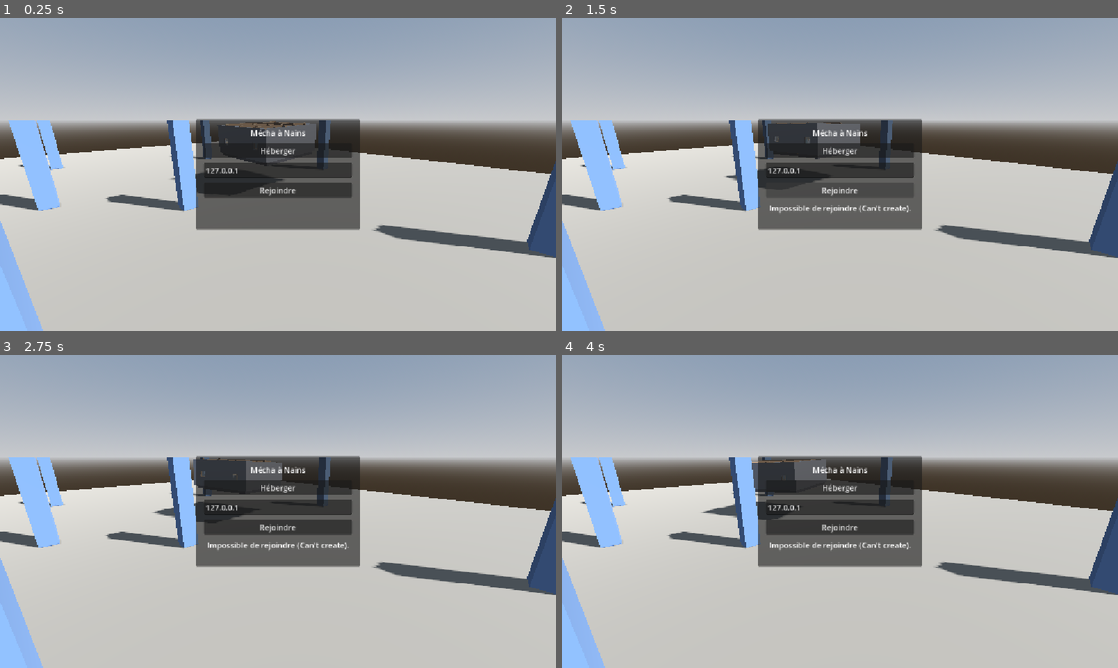
Above: before the commit, frames 1-4 (two rows, left to right).
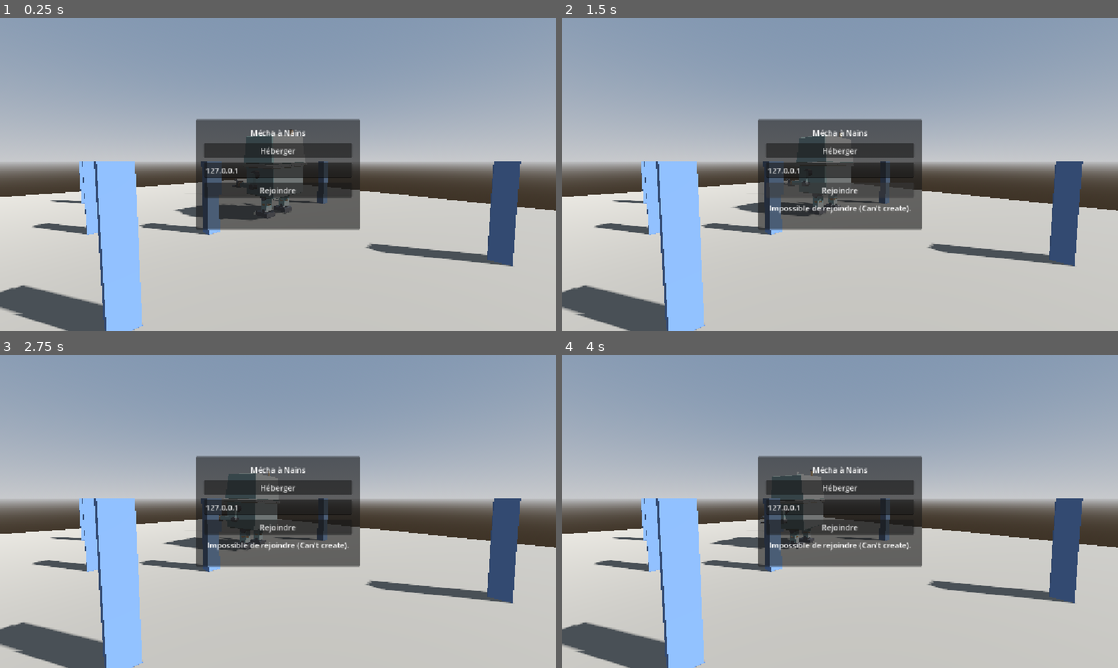
Above: after the commit, the same moments.

Repository: Marchma0/Robot-The-Bot
Game: Godot game, scene res://scenes/main/main.tscn
Two runs of this game, one before a commit and one after it. Both use one fixed random seed, a clock stepped at 60 frames per second and the inputs below.
Inputs (mouse positions are in pixels of both pictures, inside the frame that each line leads up to):
- Up to frame 1 (0.25 s): no input
- Up to frame 2 (1.5 s): click "Héberger" at 0.5 s; click "Rejoindre" at 1.25 s
- Up to frame 3 (2.75 s): move the mouse to (400, 495) at 2.02 s; hold D (move_right) from 2.03 s (still down); click (400, 495) at 2.17 s
- Up to frame 4 (4 s): move the mouse to (728, 527) at 2.77 s; release D (move_right) at 2.78 s; hold S (move_back) 2.78-3.53 s; move the mouse to (895, 442) at 3.52 s; hold D (move_right) from 3.53 s (still down)

The runs differ from the first frame. In frame 1, 39% of the frame differs, in the area x 0-100%, y 20-100%; in frame 2, 39%; in frame 3, 39%; in frame 4, 39%.

Commit message:
M2 : mécha robot à deux étages (Blender → glb)
- blender/mecha.blend, export mecha.glb : coque, grappin, foreuse, ventre, tête
- Escalier raide (rampe 45°) + trou de la barre de pompier, garde-corps
- scenes/mecha/mecha.tscn hérite du glb : collisions, spawns ventre/tête, lumières
- Remplace l'ancien cockpit (main.tscn, tests/sandbox_mecha.tscn)
- Corrige le z-fighting (faces superposées) et stabilise les ombres du soleil
- CLAUDE.md : section mécha + étape M4 circulation ; decisions.md

Co-Authored-By: Claude Opus 5.5 <noreply@anthropic.com>

Diff:
--- a/scenes/levels/test_ground.tscn
+++ b/scenes/levels/test_ground.tscn
@@ -36,6 +36,7 @@
 [node name="Sun" type="DirectionalLight3D" parent="."]
 transform = Transform3D(0.866025, -0.321394, 0.383022, 0, 0.766044, 0.642788, -0.5, -0.55667, 0.663414, 0, 8, 0)
 shadow_enabled = true
+directional_shadow_max_distance = 40.0
 
 [node name="Ground" type="StaticBody3D" parent="."]
 transform = Transform3D(1, 0, 0, 0, 1, 0, 0, 0, 1, 0, -0.5, 0)
--- a/scenes/main/main.tscn
+++ b/scenes/main/main.tscn
@@ -4,7 +4,7 @@
 [ext_resource type="Script" path="res://scripts/network/player_spawner.gd" id="2_spawner"]
 [ext_resource type="PackedScene" path="res://scenes/player/dwarf.tscn" id="3_dwarf"]
 [ext_resource type="PackedScene" path="res://scenes/levels/test_ground.tscn" id="4_ground"]
-[ext_resource type="PackedScene" path="res://scenes/mecha/cockpit.tscn" id="5_cockpit"]
+[ext_resource type="PackedScene" path="res://scenes/mecha/mecha.tscn" id="5_mecha"]
 [ext_resource type="Script" path="res://scripts/mecha/cockpit_test_motion.gd" id="6_motion"]
 
 [node name="Main" type="Node"]
@@ -67,19 +67,19 @@
 [node name="TestGround" parent="World" instance=ExtResource("4_ground")]
 
 [node name="MenuCamera" type="Camera3D" parent="World"]
-transform = Transform3D(0.707107, 0.183013, -0.683013, 0, 0.965926, 0.258819, 0.707107, -0.183013, 0.683013, 2, 6, 14)
+transform = Transform3D(0.707107, 0.0467, -0.705, 0, 0.997, 0.066, 0.707107, -0.0467, 0.705, -1, 6, 16)
 current = true
 
-[node name="Cockpit" parent="World" instance=ExtResource("5_cockpit")]
-transform = Transform3D(1, 0, 0, 0, 1, 0, 0, 0, 1, 15, 3, 0)
+[node name="Mecha" parent="World" instance=ExtResource("5_mecha")]
+transform = Transform3D(1, 0, 0, 0, 1, 0, 0, 0, 1, 15, 0, 0)
 
 [node name="CockpitTestMotion" type="Node" parent="World" node_paths=PackedStringArray("target")]
 script = ExtResource("6_motion")
-target = NodePath("../Cockpit")
+target = NodePath("../Mecha")
 
 [node name="PlayerSpawner" type="MultiplayerSpawner" parent="World" node_paths=PackedStringArray("spawn_points")]
-spawn_path = NodePath("../Cockpit/Players")
+spawn_path = NodePath("../Mecha/Players")
 spawn_limit = 4
 script = ExtResource("2_spawner")
 dwarf_scene = ExtResource("3_dwarf")
-spawn_points = NodePath("../Cockpit/SpawnPoints")
+spawn_points = NodePath("../Mecha/SpawnPoints")
--- a/scenes/mecha/cockpit.tscn
+++ /dev/null
@@ -1,118 +0,0 @@
-[gd_scene format=3]
-
-[ext_resource type="PackedScene" path="res://assets/models/cockpit.glb" id="1_model"]
-
-[sub_resource type="StandardMaterial3D" id="Mat_console"]
-albedo_color = Color(0.25, 0.3, 0.32, 1)
-roughness = 0.5
-
-[sub_resource type="SceneReplicationConfig" id="SceneReplicationConfig_cockpit"]
-properties/0/path = NodePath(".:position")
-properties/0/spawn = true
-properties/0/replication_mode = 1
-properties/1/path = NodePath(".:rotation")
-properties/1/spawn = true
-properties/1/replication_mode = 1
-
-[sub_resource type="BoxShape3D" id="Shape_Floor"]
-size = Vector3(6, 0.3, 6)
-
-[sub_resource type="BoxShape3D" id="Shape_WallLeft"]
-size = Vector3(0.2, 2.5, 6.4)
-
-[sub_resource type="BoxShape3D" id="Shape_WallRight"]
-size = Vector3(0.2, 2.5, 6.4)
-
-[sub_resource type="BoxShape3D" id="Shape_WallBack"]
-size = Vector3(6, 2.5, 0.2)
-
-[sub_resource type="BoxShape3D" id="Shape_FrontWall"]
-size = Vector3(6, 2.5, 0.2)
-
-[sub_resource type="BoxShape3D" id="Shape_ConsolePilot"]
-size = Vector3(1.6, 1, 0.6)
-
-[sub_resource type="BoxMesh" id="Mesh_ConsolePilot"]
-size = Vector3(1.6, 1, 0.6)
-material = SubResource("Mat_console")
-
-[sub_resource type="BoxShape3D" id="Shape_ConsoleLeft"]
-size = Vector3(0.6, 1, 1.2)
-
-[sub_resource type="BoxMesh" id="Mesh_ConsoleLeft"]
-size = Vector3(0.6, 1, 1.2)
-material = SubResource("Mat_console")
-
-[sub_resource type="BoxShape3D" id="Shape_ConsoleRight"]
-size = Vector3(0.6, 1, 1.2)
-
-[sub_resource type="BoxMesh" id="Mesh_ConsoleRight"]
-size = Vector3(0.6, 1, 1.2)
-material = SubResource("Mat_console")
-
-[node name="Cockpit" type="Node3D"]
-
-[node name="Model" parent="." instance=ExtResource("1_model")]
-
-[node name="Hull" type="AnimatableBody3D" parent="."]
-sync_to_physics = false
-
-[node name="Floor" type="CollisionShape3D" parent="Hull"]
-transform = Transform3D(1, 0, 0, 0, 1, 0, 0, 0, 1, 0, -0.15, 0)
-shape = SubResource("Shape_Floor")
-
-[node name="WallLeft" type="CollisionShape3D" parent="Hull"]
-transform = Transform3D(1, 0, 0, 0, 1, 0, 0, 0, 1, -3.1, 1.25, 0)
-shape = SubResource("Shape_WallLeft")
-
-[node name="WallRight" type="CollisionShape3D" parent="Hull"]
-transform = Transform3D(1, 0, 0, 0, 1, 0, 0, 0, 1, 3.1, 1.25, 0)
-shape = SubResource("Shape_WallRight")
-
-[node name="WallBack" type="CollisionShape3D" parent="Hull"]
-transform = Transform3D(1, 0, 0, 0, 1, 0, 0, 0, 1, 0, 1.25, 3.1)
-shape = SubResource("Shape_WallBack")
-
-[node name="FrontWall" type="CollisionShape3D" parent="Hull"]
-transform = Transform3D(1, 0, 0, 0, 1, 0, 0, 0, 1, 0, 1.25, -3.1)
-shape = SubResource("Shape_FrontWall")
-
-[node name="ConsolePilot" type="CollisionShape3D" parent="Hull"]
-transform = Transform3D(1, 0, 0, 0, 1, 0, 0, 0, 1, 0, 0.5, -2.4)
-shape = SubResource("Shape_ConsolePilot")
-
-[node name="Mesh" type="MeshInstance3D" parent="Hull/ConsolePilot"]
-mesh = SubResource("Mesh_ConsolePilot")
-
-[node name="ConsoleLeft" type="CollisionShape3D" parent="Hull"]
-transform = Transform3D(1, 0, 0, 0, 1, 0, 0, 0, 1, -2.4, 0.5, -1.2)
-shape = SubResource("Shape_ConsoleLeft")
-
-[node name="Mesh" type="MeshInstance3D" parent="Hull/ConsoleLeft"]
-mesh = SubResource("Mesh_ConsoleLeft")
-
-[node name="ConsoleRight" type="CollisionShape3D" parent="Hull"]
-transform = Transform3D(1, 0, 0, 0, 1, 0, 0, 0, 1, 2.4, 0.5, -1.2)
-shape = SubResource("Shape_ConsoleRight")
-
-[node name="Mesh" type="MeshInstance3D" parent="Hull/ConsoleRight"]
-mesh = SubResource("Mesh_ConsoleRight")
-
-[node name="SpawnPoints" type="Node3D" parent="."]
-
-[node name="Spawn1" type="Marker3D" parent="SpawnPoints"]
-transform = Transform3D(1, 0, 0, 0, 1, 0, 0, 0, 1, -1.8, 0, 1.2)
-
-[node name="Spawn2" type="Marker3D" parent="SpawnPoints"]
-transform = Transform3D(1, 0, 0, 0, 1, 0, 0, 0, 1, -0.6, 0, 1.2)
-
-[node name="Spawn3" type="Marker3D" parent="SpawnPoints"]
-transform = Transform3D(1, 0, 0, 0, 1, 0, 0, 0, 1, 0.6, 0, 1.2)
-
-[node name="Spawn4" type="Marker3D" parent="SpawnPoints"]
-transform = Transform3D(1, 0, 0, 0, 1, 0, 0, 0, 1, 1.8, 0, 1.2)
-
-[node name="Players" type="Node3D" parent="."]
-
-[node name="MultiplayerSynchronizer" type="MultiplayerSynchronizer" parent="."]
-replication_config = SubResource("SceneReplicationConfig_cockpit")
--- /dev/null
+++ b/scenes/mecha/mecha.tscn
@@ -0,0 +1,215 @@
+[gd_scene format=3]
+
+[ext_resource type="PackedScene" path="res://assets/models/mecha.glb" id="1_glb"]
+
+[sub_resource type="SceneReplicationConfig" id="SceneReplicationConfig_mecha"]
+properties/0/path = NodePath(".:position")
+properties/0/spawn = true
+properties/0/replication_mode = 1
+properties/1/path = NodePath(".:rotation")
+properties/1/spawn = true
+properties/1/replication_mode = 1
+
+[sub_resource type="BoxShape3D" id="Shape_BellyFloor"]
+size = Vector3(4.4, 0.2, 3.8)
+
+[sub_resource type="BoxShape3D" id="Shape_BellyWallL"]
+size = Vector3(0.1, 2.8, 3.8)
+
+[sub_resource type="BoxShape3D" id="Shape_BellyWallR"]
+size = Vector3(0.1, 2.8, 3.8)
+
+[sub_resource type="BoxShape3D" id="Shape_BellyWallBack"]
+size = Vector3(4.6, 2.8, 0.1)
+
+[sub_resource type="BoxShape3D" id="Shape_BellyWallFront"]
+size = Vector3(4.6, 2.8, 0.1)
+
+[sub_resource type="BoxShape3D" id="Shape_LegConsoleL"]
+size = Vector3(1, 0.7, 0.6)
+
+[sub_resource type="BoxShape3D" id="Shape_LegConsoleR"]
+size = Vector3(1, 0.7, 0.6)
+
+[sub_resource type="BoxShape3D" id="Shape_Slab1"]
+size = Vector3(3.6, 0.2, 3)
+
+[sub_resource type="BoxShape3D" id="Shape_Slab2"]
+size = Vector3(0.8, 0.2, 1.5)
+
+[sub_resource type="BoxShape3D" id="Shape_Slab3"]
+size = Vector3(0.8, 0.2, 1.3)
+
+[sub_resource type="BoxShape3D" id="Shape_Slab4"]
+size = Vector3(1.1, 0.2, 0.8)
+
+[sub_resource type="BoxShape3D" id="Shape_StairLanding"]
+size = Vector3(0.6, 0.2, 0.8)
+
+[sub_resource type="BoxShape3D" id="Shape_HeadWallL"]
+size = Vector3(0.1, 2.7, 3.8)
+
+[sub_resource type="BoxShape3D" id="Shape_HeadWallR"]
+size = Vector3(0.1, 2.7, 3.8)
+
+[sub_resource type="BoxShape3D" id="Shape_HeadWallBack"]
+size = Vector3(4.6, 2.7, 0.1)
+
+[sub_resource type="BoxShape3D" id="Shape_HeadWallFront"]
+size = Vector3(4.6, 2.7, 0.1)
+
+[sub_resource type="BoxShape3D" id="Shape_HeadCeiling"]
+size = Vector3(4.6, 0.1, 4)
+
+[sub_resource type="BoxShape3D" id="Shape_ArmConsoleL"]
+size = Vector3(0.9, 0.65, 0.6)
+
+[sub_resource type="BoxShape3D" id="Shape_ArmConsoleR"]
+size = Vector3(0.9, 0.65, 0.6)
+
+[sub_resource type="BoxShape3D" id="Shape_RailStairLong"]
+size = Vector3(1.5, 0.95, 0.06)
+
+[sub_resource type="BoxShape3D" id="Shape_RailStairEnd"]
+size = Vector3(0.06, 0.95, 0.8)
+
+[sub_resource type="BoxShape3D" id="Shape_RailPoleBack"]
+size = Vector3(0.8, 0.95, 0.06)
+
+[sub_resource type="BoxShape3D" id="Shape_RailPoleFront"]
+size = Vector3(0.8, 0.95, 0.06)
+
+[sub_resource type="BoxShape3D" id="Shape_StairRamp"]
+size = Vector3(4.2426, 3, 0.8)
+
+[node name="Mecha" instance=ExtResource("1_glb")]
+
+[node name="Hull" type="AnimatableBody3D" parent="."]
+sync_to_physics = false
+
+[node name="BellyFloor" type="CollisionShape3D" parent="Hull"]
+transform = Transform3D(1, 0, 0, 0, 1, 0, 0, 0, 1, 0, 2.5, 0)
+shape = SubResource("Shape_BellyFloor")
+
+[node name="BellyWallL" type="CollisionShape3D" parent="Hull"]
+transform = Transform3D(1, 0, 0, 0, 1, 0, 0, 0, 1, -2.25, 4, 0)
+shape = SubResource("Shape_BellyWallL")
+
+[node name="BellyWallR" type="CollisionShape3D" parent="Hull"]
+transform = Transform3D(1, 0, 0, 0, 1, 0, 0, 0, 1, 2.25, 4, 0)
+shape = SubResource("Shape_BellyWallR")
+
+[node name="BellyWallBack" type="CollisionShape3D" parent="Hull"]
+transform = Transform3D(1, 0, 0, 0, 1, 0, 0, 0, 1, 0, 4, 1.95)
+shape = SubResource("Shape_BellyWallBack")
+
+[node name="BellyWallFront" type="CollisionShape3D" parent="Hull"]
+transform = Transform3D(1, 0, 0, 0, 1, 0, 0, 0, 1, 0, 4, -1.95)
+shape = SubResource("Shape_BellyWallFront")
+
+[node name="LegConsoleL" type="CollisionShape3D" parent="Hull"]
+transform = Transform3D(1, 0, 0, 0, 1, 0, 0, 0, 1, -1, 2.95, -1.5)
+shape = SubResource("Shape_LegConsoleL")
+
+[node name="LegConsoleR" type="CollisionShape3D" parent="Hull"]
+transform = Transform3D(1, 0, 0, 0, 1, 0, 0, 0, 1, 1, 2.95, -1.5)
+shape = SubResource("Shape_LegConsoleR")
+
+[node name="Slab1" type="CollisionShape3D" parent="Hull"]
+transform = Transform3D(1, 0, 0, 0, 1, 0, 0, 0, 1, -0.4, 5.5, -0.4)
+shape = SubResource("Shape_Slab1")
+
+[node name="Slab2" type="CollisionShape3D" parent="Hull"]
+transform = Transform3D(1, 0, 0, 0, 1, 0, 0, 0, 1, 1.8, 5.5, -1.15)
+shape = SubResource("Shape_Slab2")
+
+[node name="Slab3" type="CollisionShape3D" parent="Hull"]
+transform = Transform3D(1, 0, 0, 0, 1, 0, 0, 0, 1, 1.8, 5.5, 1.25)
+shape = SubResource("Shape_Slab3")
+
+[node name="Slab4" type="CollisionShape3D" parent="Hull"]
+transform = Transform3D(1, 0, 0, 0, 1, 0, 0, 0, 1, 0.85, 5.5, 1.5)
+shape = SubResource("Shape_Slab4")
+
+[node name="StairLanding" type="CollisionShape3D" parent="Hull"]
+transform = Transform3D(1, 0, 0, 0, 1, 0, 0, 0, 1, -1.9, 5.5, 1.5)
+shape = SubResource("Shape_StairLanding")
+
+[node name="HeadWallL" type="CollisionShape3D" parent="Hull"]
+transform = Transform3D(1, 0, 0, 0, 1, 0, 0, 0, 1, -2.25, 6.95, 0)
+shape = SubResource("Shape_HeadWallL")
+
+[node name="HeadWallR" type="CollisionShape3D" parent="Hull"]
+transform = Transform3D(1, 0, 0, 0, 1, 0, 0, 0, 1, 2.25, 6.95, 0)
+shape = SubResource("Shape_HeadWallR")
+
+[node name="HeadWallBack" type="CollisionShape3D" parent="Hull"]
+transform = Transform3D(1, 0, 0, 0, 1, 0, 0, 0, 1, 0, 6.95, 1.95)
+shape = SubResource("Shape_HeadWallBack")
+
+[node name="HeadWallFront" type="CollisionShape3D" parent="Hull"]
+transform = Transform3D(1, 0, 0, 0, 1, 0, 0, 0, 1, 0, 6.95, -1.95)
+shape = SubResource("Shape_HeadWallFront")
+
+[node name="HeadCeiling" type="CollisionShape3D" parent="Hull"]
+transform = Transform3D(1, 0, 0, 0, 1, 0, 0, 0, 1, 0, 8.35, 0)
+shape = SubResource("Shape_HeadCeiling")
+
+[node name="ArmConsoleL" type="CollisionShape3D" parent="Hull"]
+transform = Transform3D(1, 0, 0, 0, 1, 0, 0, 0, 1, -1.1, 5.925, -1.45)
+shape = SubResource("Shape_ArmConsoleL")
+
+[node name="ArmConsoleR" type="CollisionShape3D" parent="Hull"]
+transform = Transform3D(1, 0, 0, 0, 1, 0, 0, 0, 1, 1.1, 5.925, -1.45)
+shape = SubResource("Shape_ArmConsoleR")
+
+[node name="RailStairLong" type="CollisionShape3D" parent="Hull"]
+transform = Transform3D(1, 0, 0, 0, 1, 0, 0, 0, 1, -0.45, 6.075, 1.1)
+shape = SubResource("Shape_RailStairLong")
+
+[node name="RailStairEnd" type="CollisionShape3D" parent="Hull"]
+transform = Transform3D(1, 0, 0, 0, 1, 0, 0, 0, 1, 0.3, 6.075, 1.5)
+shape = SubResource("Shape_RailStairEnd")
+
+[node name="RailPoleBack" type="CollisionShape3D" parent="Hull"]
+transform = Transform3D(1, 0, 0, 0, 1, 0, 0, 0, 1, 1.8, 6.075, 0.6)
+shape = SubResource("Shape_RailPoleBack")
+
+[node name="RailPoleFront" type="CollisionShape3D" parent="Hull"]
+transform = Transform3D(1, 0, 0, 0, 1, 0, 0, 0, 1, 1.8, 6.075, -0.4)
+shape = SubResource("Shape_RailPoleFront")
+
+[node name="StairRamp" type="CollisionShape3D" parent="Hull"]
+transform = Transform3D(0.7071, 0.7071, 0, -0.7071, 0.7071, 0, 0, 0, 1, -1.1607, 3.0393, 1.5)
+shape = SubResource("Shape_StairRamp")
+
+[node name="SpawnPoints" type="Node3D" parent="."]
+
+[node name="Spawn1" type="Marker3D" parent="SpawnPoints"]
+transform = Transform3D(1, 0, 0, 0, 1, 0, 0, 0, 1, -0.6, 2.6, 0)
+
+[node name="Spawn2" type="Marker3D" parent="SpawnPoints"]
+transform = Transform3D(1, 0, 0, 0, 1, 0, 0, 0, 1, 0.6, 2.6, 0)
+
+[node name="Spawn3" type="Marker3D" parent="SpawnPoints"]
+transform = Transform3D(1, 0, 0, 0, 1, 0, 0, 0, 1, -0.6, 5.6, -0.2)
+
+[node name="Spawn4" type="Marker3D" parent="SpawnPoints"]
+transform = Transform3D(1, 0, 0, 0, 1, 0, 0, 0, 1, 0.6, 5.6, -0.2)
+
+[node name="Players" type="Node3D" parent="."]
+
+[node name="BellyLight" type="OmniLight3D" parent="."]
+transform = Transform3D(1, 0, 0, 0, 1, 0, 0, 0, 1, 0, 5.1, -0.4)
+light_color = Color(1, 0.82, 0.6, 1)
+light_energy = 1.4
+omni_range = 5.5
+
+[node name="HeadLight" type="OmniLight3D" parent="."]
+transform = Transform3D(1, 0, 0, 0, 1, 0, 0, 0, 1, 0, 8, 0)
+light_color = Color(1, 0.82, 0.6, 1)
+light_energy = 1.4
+omni_range = 5.5
+
+[node name="MultiplayerSynchronizer" type="MultiplayerSynchronizer" parent="."]
+replication_config = SubResource("SceneReplicationConfig_mecha")
--- a/scenes/player/dwarf.tscn
+++ b/scenes/player/dwarf.tscn
@@ -21,6 +21,7 @@
 
 [node name="Dwarf" type="CharacterBody3D"]
 script = ExtResource("1_dwarf")
+floor_max_angle = 0.872665
 
 [node name="CollisionShape3D" type="CollisionShape3D" parent="."]
 transform = Transform3D(1, 0, 0, 0, 1, 0, 0, 0, 1, 0, 0.6, 0)
--- a/scripts/mecha/cockpit_test_motion.gd
+++ b/scripts/mecha/cockpit_test_motion.gd
@@ -1,5 +1,5 @@
 extends Node
-## Mouvement scripté TEMPORAIRE du cockpit, en attendant le vrai mécha (M4).
+## Mouvement scripté TEMPORAIRE du cockpit, en attendant le vrai mécha (M5).
 ## Fait tourner le cockpit en rond avec un balancement façon "pas de mécha".
 ## Tourne uniquement sur l'hôte ; le MultiplayerSynchronizer du cockpit réplique le résultat.
 
--- a/tests/sandbox_cockpit.tscn
+++ b/tests/sandbox_mecha.tscn
@@ -1,20 +1,20 @@
 [gd_scene format=3]
 
 [ext_resource type="PackedScene" path="res://scenes/levels/test_ground.tscn" id="1_ground"]
-[ext_resource type="PackedScene" path="res://scenes/mecha/cockpit.tscn" id="2_cockpit"]
+[ext_resource type="PackedScene" path="res://scenes/mecha/mecha.tscn" id="2_mecha"]
 [ext_resource type="Script" path="res://scripts/mecha/cockpit_test_motion.gd" id="3_motion"]
 [ext_resource type="PackedScene" path="res://scenes/player/dwarf.tscn" id="4_dwarf"]
 
-[node name="SandboxCockpit" type="Node3D"]
+[node name="SandboxMecha" type="Node3D"]
 
 [node name="TestGround" parent="." instance=ExtResource("1_ground")]
 
-[node name="Cockpit" parent="." instance=ExtResource("2_cockpit")]
-transform = Transform3D(1, 0, 0, 0, 1, 0, 0, 0, 1, 15, 3, 0)
+[node name="Mecha" parent="." instance=ExtResource("2_mecha")]
+transform = Transform3D(1, 0, 0, 0, 1, 0, 0, 0, 1, 15, 0, 0)
 
 [node name="CockpitTestMotion" type="Node" parent="." node_paths=PackedStringArray("target")]
 script = ExtResource("3_motion")
-target = NodePath("../Cockpit")
+target = NodePath("../Mecha")
 
-[node name="1" parent="Cockpit/Players" instance=ExtResource("4_dwarf")]
-transform = Transform3D(1, 0, 0, 0, 1, 0, 0, 0, 1, 0, 0, 1.2)
+[node name="1" parent="Mecha/Players" instance=ExtResource("4_dwarf")]
+transform = Transform3D(1, 0, 0, 0, 1, 0, 0, 0, 1, -0.6, 2.6, 0)
Binary file removed: assets/models/cockpit.glb
Binary file added: assets/models/mecha.glb
Not shown, changed: assets/models/mecha.glb.import
Not shown, changed: CLAUDE.md
Not shown, removed: blender/cockpit.blend
Not shown, added: blender/mecha.blend
Not shown, changed: docs/decisions.md
